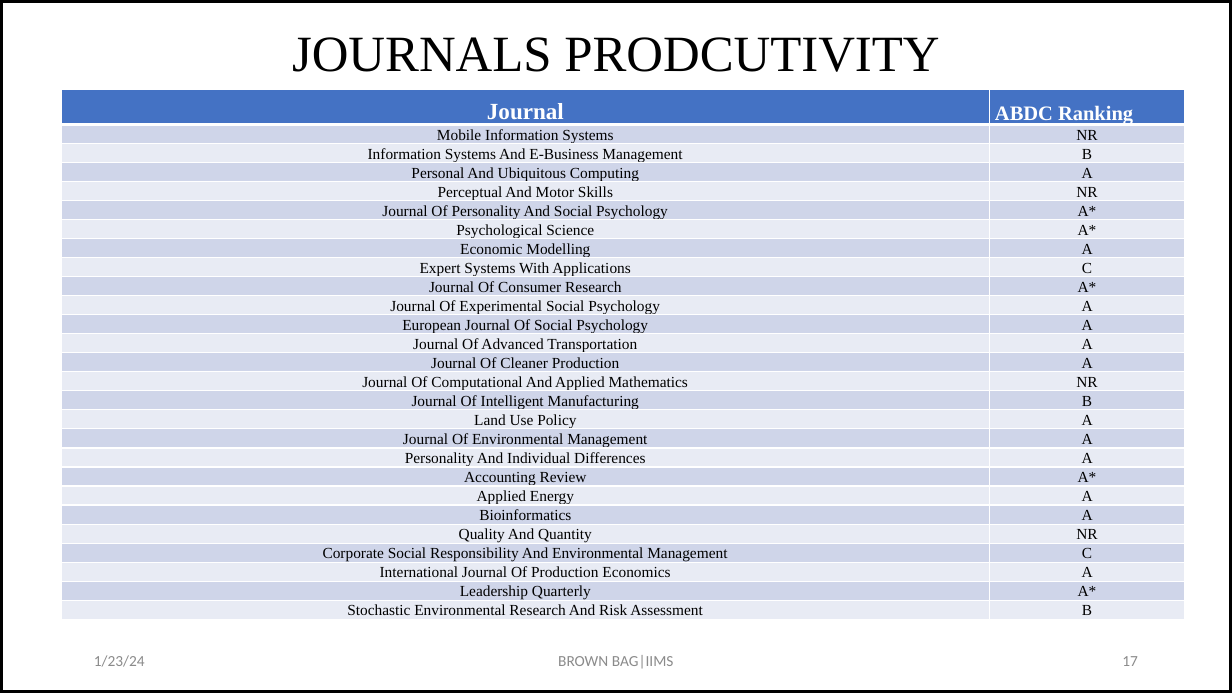
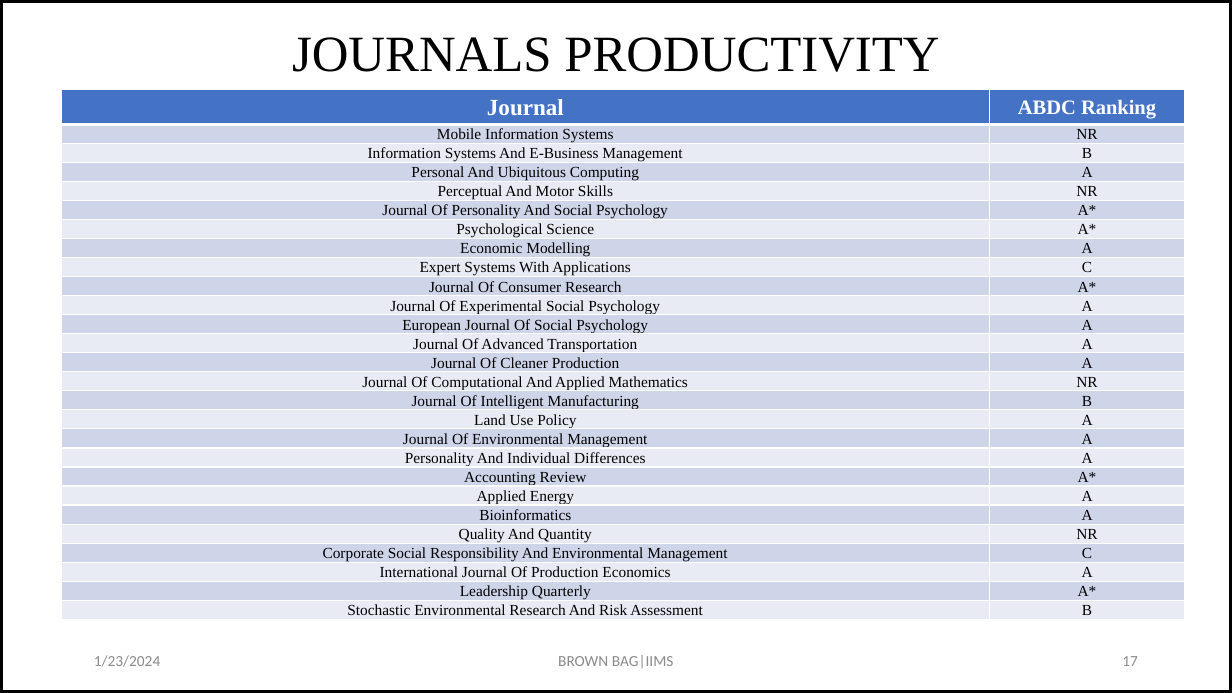
Before and after one commit to drkbhere/Retraction-Analysis, a slide deck: slide 17 of Brownbag-updated.pptx. Drawn at 1232x693 pixels with LibreOffice and Linux fonts; fonts in the diff are those of the drawing. Boxes give left, top, right and bottom in pixels: in the first picture for what was removed or moved away, otherwise in the second. Text is boxed around its words. In the diff, an @@ line names an element or a change of style, - is before the commit and + after.

```diff
--- a/Brownbag-updated.pptx
+++ b/Brownbag-updated.pptx
@@ title at [292,37,939,72]: text changed @@
-JOURNALS PRODCUTIVITY
+JOURNALS PRODUCTIVITY
@@ table at [62,90,1186,620] @@
@@ alignment left to centre @@
@@ text at [94,655,160,667]: text changed @@
-1/23/24
+1/23/2024
```
Also in this commit, not shown: 25 other slides changed, 1 slide added, 1 other file.
